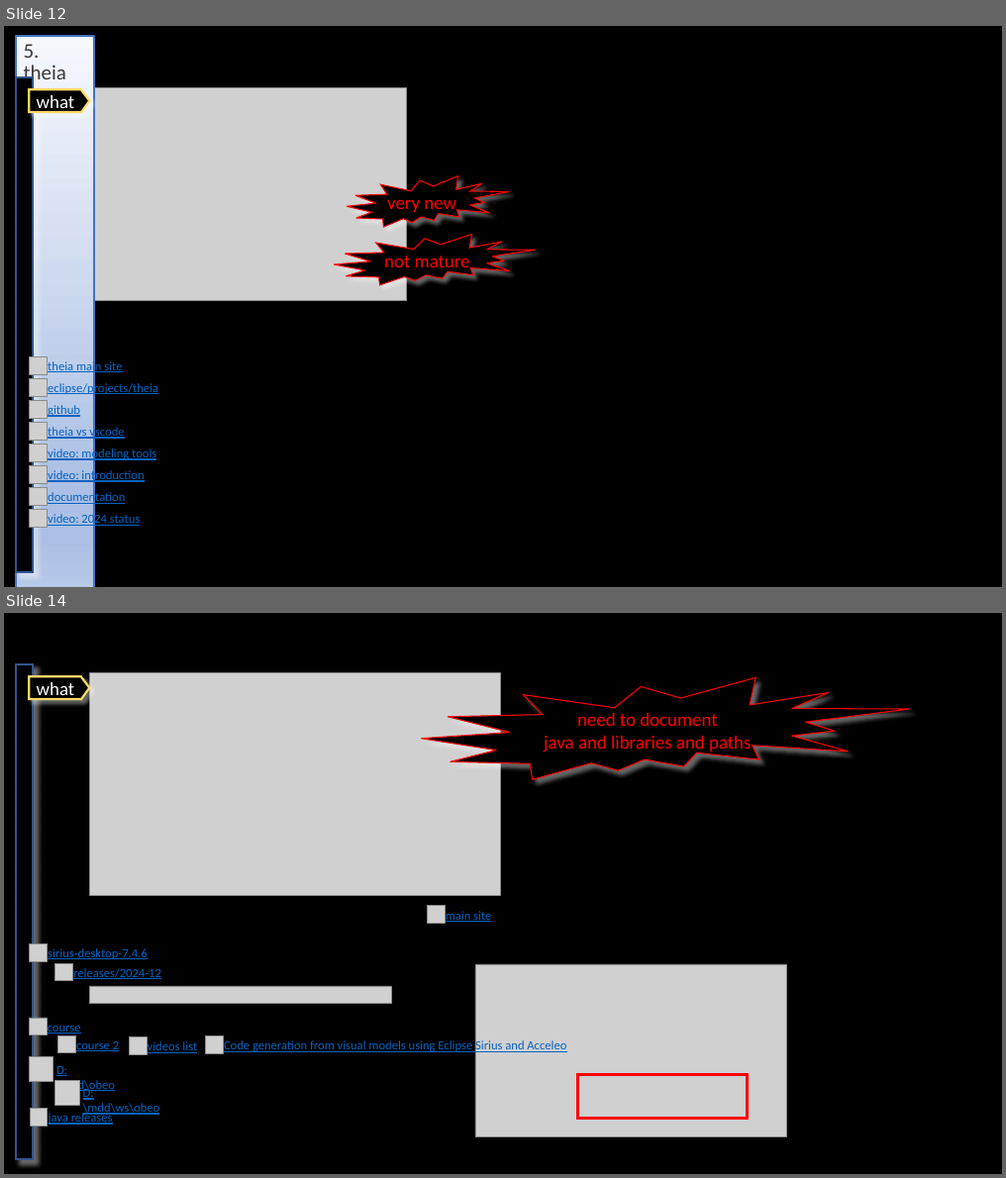
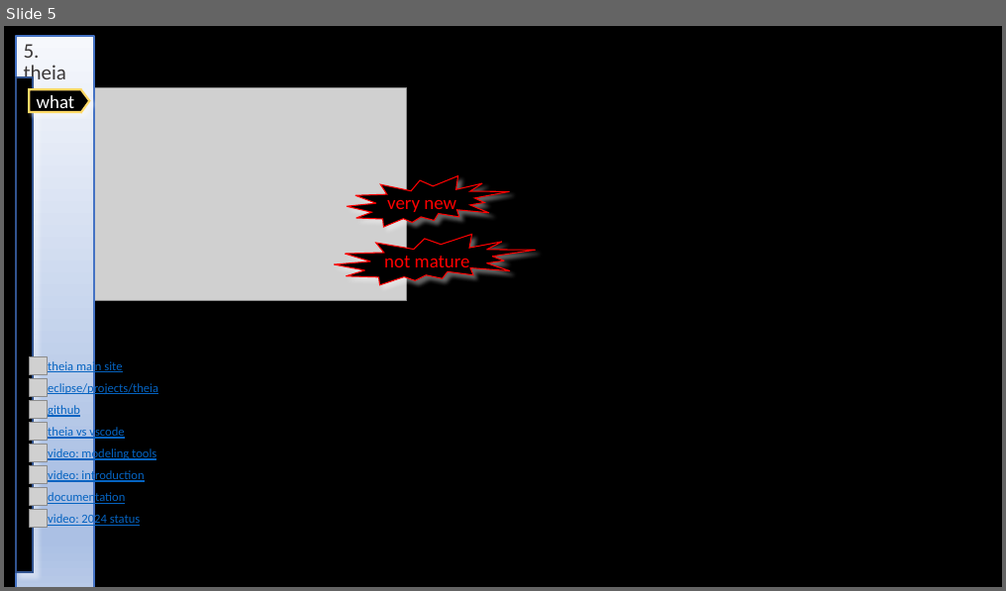
Before and after one commit to 1010836/portfolio, a slide deck: python/_reference/generation/mdd.pptx. Shown one above the other, each under a label of ours: slides 12 and 14 before the commit, slide 5 after it; the slides between them are not shown. The pictures are 1006x1178 and 1006x591 pixels, drawn with LibreOffice and Linux fonts; fonts in the diff are those of the drawing; grey boxes stand for pictures. Boxes give left, top, right and bottom in pixels: in the first picture for what was removed or moved away, otherwise in the second. Text is boxed around its words. In the diff, an @@ line names an element or a change of style, - is before the commit and + after.

```diff
--- a/python/_reference/generation/mdd.pptx
+++ b/python/_reference/generation/mdd.pptx
@@ slide 14 removed at (4, 613, 1002, 1174), background #000000 @@
@@ rectangle removed at (16, 664, 33, 1159) @@
@@ freeform shape removed at (29, 676, 89, 699) @@
-what
@@ picture removed at (89, 672, 500, 896) @@
@@ irregular seal removed at (421, 677, 910, 779) @@
-need to document
-java and libraries and paths
@@ picture removed at (427, 906, 445, 924) @@
@@ text removed at (446, 911, 491, 922) @@
-main site
@@ picture removed at (30, 944, 48, 961) @@
@@ text removed at (48, 949, 148, 959) @@
-sirius-desktop-7.4.6
@@ picture removed at (54, 963, 73, 981) @@
@@ text removed at (73, 968, 161, 979) @@
-releases/2024-12
@@ picture removed at (475, 964, 786, 1138) @@
@@ picture removed at (89, 986, 391, 1004) @@
@@ picture removed at (29, 1018, 47, 1036) @@
@@ text removed at (48, 1026, 81, 1034) @@
-course
@@ picture removed at (29, 1058, 53, 1082) @@
@@ picture removed at (57, 1036, 76, 1054) @@
@@ text removed at (76, 1042, 119, 1052) @@
-course 2
@@ picture removed at (129, 1038, 147, 1056) @@
@@ text removed at (148, 1042, 197, 1054) @@
-videos list
@@ picture removed at (205, 1037, 224, 1055) @@
@@ text removed at (224, 1040, 566, 1054) @@
-Code generation from visual models using Eclipse Sirius and Acceleo
@@ picture removed at (54, 1081, 79, 1106) @@
@@ text removed at (56, 1066, 115, 1092) @@
-D:\mdd\obeo
@@ text removed at (83, 1087, 160, 1116) @@
-D:\mdd\ws\obeo
@@ rectangle removed at (577, 1075, 747, 1119) @@
@@ picture removed at (30, 1109, 48, 1127) @@
@@ text removed at (49, 1112, 113, 1126) @@
-java releases
@@ what was slide 12 is now slide 5 @@
```
Also in this commit, not shown: 2 slides changed, 2 slides added, 10 other slides removed, 13 other files.
